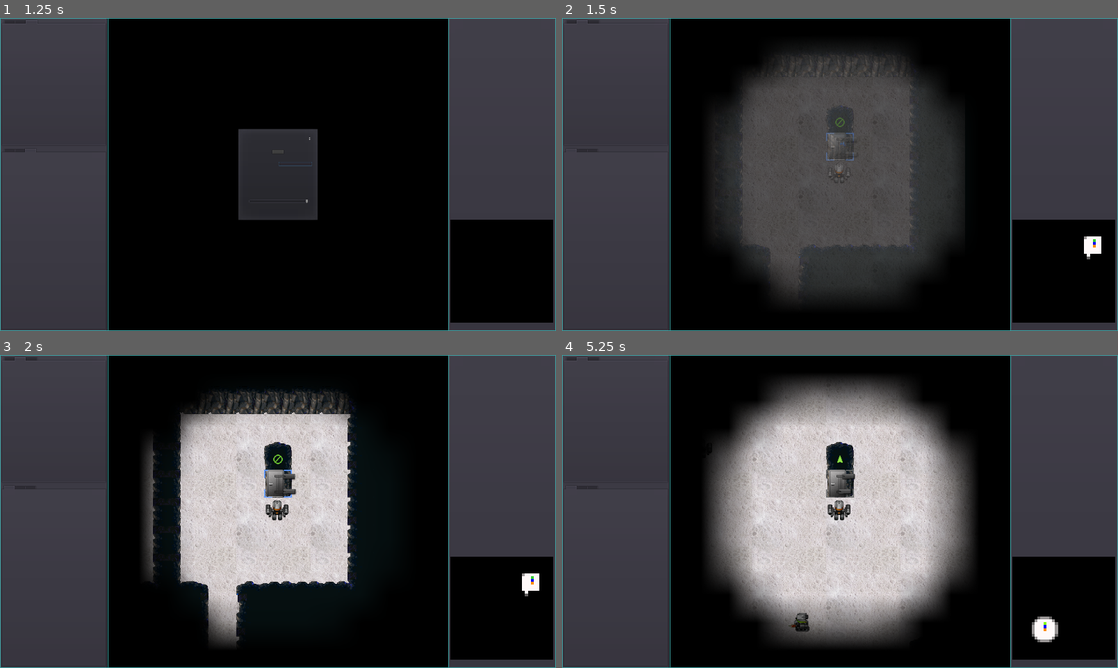
Above: before the commit, frames 1-4 (two rows, left to right).
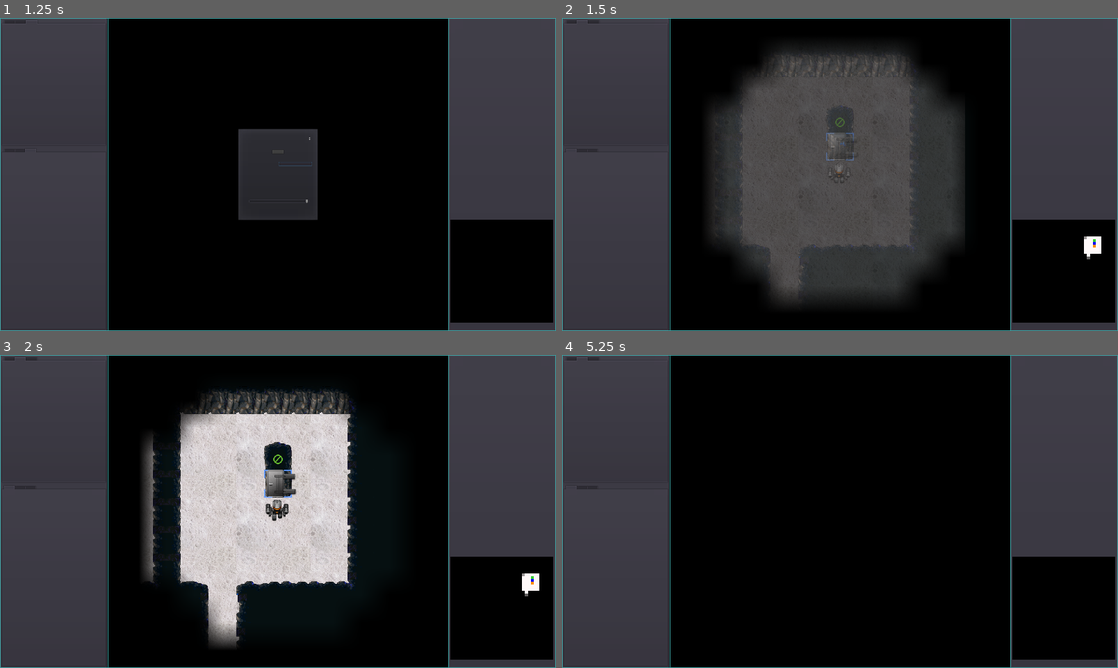
Above: after the commit, the same moments.

Repository: sarrowsmith/quasidroid
Game: Godot game, scene res://Main.tscn
Two runs of this game, one before a commit and one after it. Both use one fixed random seed, a clock stepped at 60 frames per second and the inputs below. Sound files missing from this copy of the repository are replaced by a short silence.
Inputs (mouse positions are in pixels of both pictures, inside the frame that each line leads up to):
- Up to frame 1 (1.25 s): click (294, 165) at 0.52 s; type "12" at 0.6 s
- Up to frame 2 (1.5 s): click "New from Seed" at 1.25 s
- Up to frame 3 (2 s): no input
- Up to frame 4 (5.25 s): tap Enter at 2 s; move the mouse to (962, 495) at 2.02 s; tap R at 2.1 s; click (962, 495) at 2.17 s; tap Space at 2.27, 3.02, 4.52 s; tap Delete (map_reset) at 2.75 s; move the mouse to (728, 527) at 2.77 s; hold S 2.78-3.53 s; tap Q at 2.85 s; move the mouse to (895, 442) at 3.52 s; tap F at 3.6 s; move the mouse to (812, 574) at 4.27 s; tap U at 4.35 s; click (812, 574) at 4.42 s; move the mouse to (1006, 558) at 5.02 s; hold S from 5.03 s (still down); tap O at 5.1 s

Frame 1 is identical in both runs. In frame 2, less than 0.1% of the frame differs, in the area x 39-62%, y 12-87%; in frame 3, 1.2%; in frame 4, 34%, in the area x 25-90%, y 7-93%.

Commit message:
Use move animation instead of player idle to indicate readiness to move

Diff:
--- a/robots/Robot.gd
+++ b/robots/Robot.gd
@@ -40,8 +40,7 @@
 		var current = position.distance_squared_to(target)
 		if to_go < current or current < 4:
 			set_location(destination)
-			mode = "Idle"
-			set_sprite()
+			set_sprite(true)
 			end_move()
 			if is_player and moves > 0:
 				show_stats(true)
@@ -133,7 +132,7 @@
 	return get_node("%s/%s" % [path, facing_map[unit(facing)]])
 
 
-func set_sprite():
+func set_sprite(idle=false):
 	if sprite:
 		sprite.set_visible(false)
 	if weapon:
@@ -142,6 +141,10 @@
 	var path = "Robot/Dead" if dead else base
 	if stats.equipment.extras:
 		path += "-X"
+	if is_player and moves > 0:
+		mode = "Move"
+	elif idle:
+		mode = "Idle"
 	sprite = get_node(path) if dead else get_sprite("Robot/%s/%s" % [path, mode])
 	sprite.set_visible(true)
 	if dead or combat < WEAPON:
